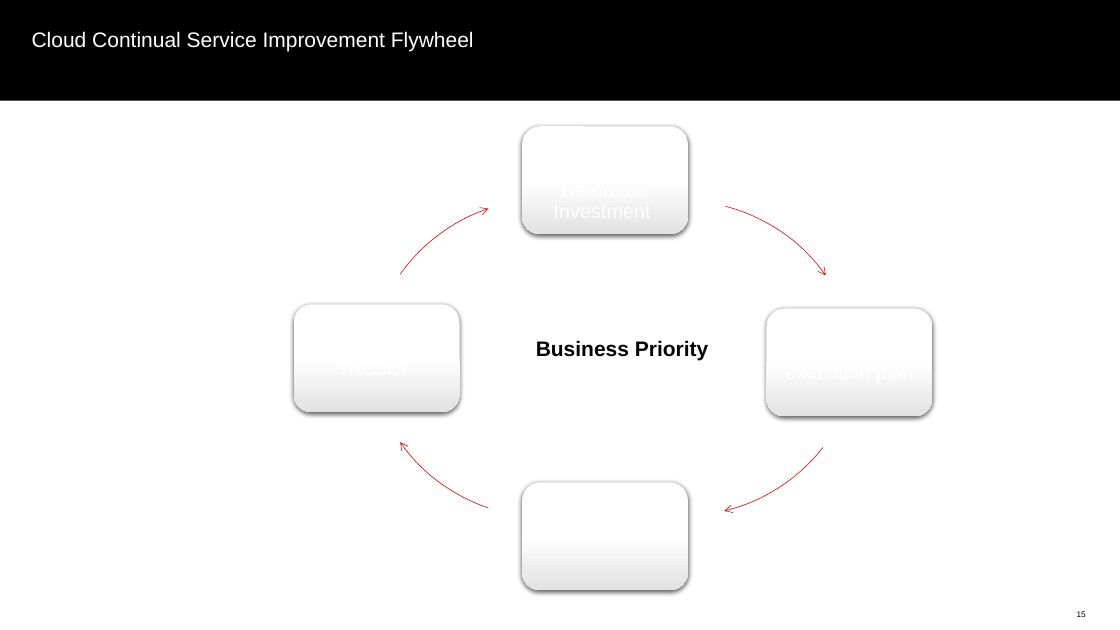
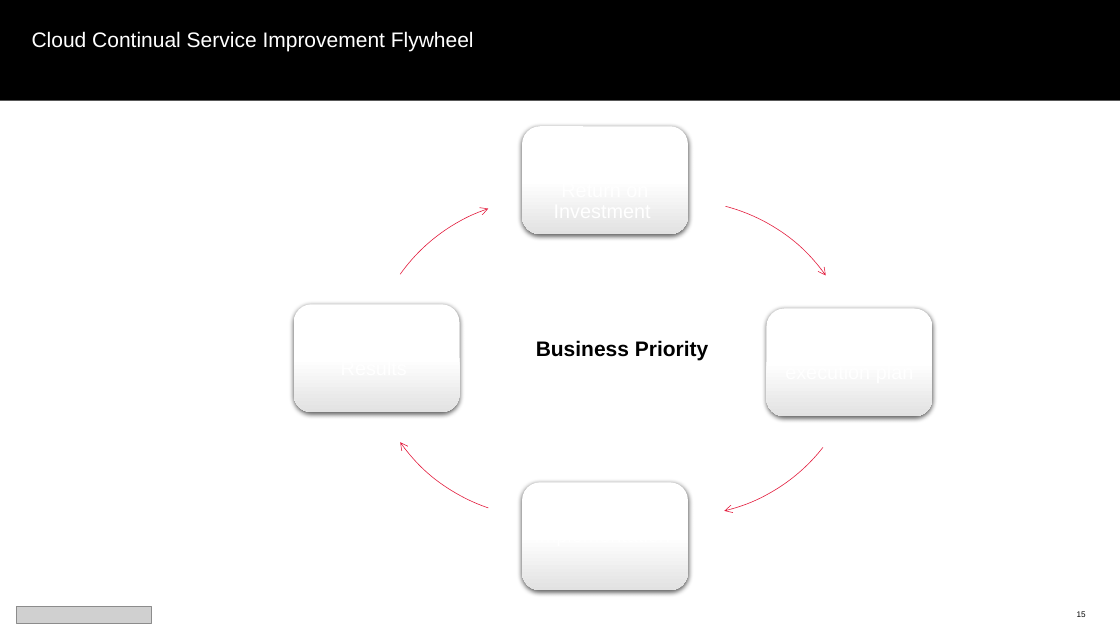
Before and after one commit to upendra25312/Cloud-Readiness-accelearator, a slide deck: slide 15 of Templates/executive-reporting/cloud-strategy-generic.pptx. Drawn at 1120x630 pixels with LibreOffice and Linux fonts; fonts in the diff are those of the drawing; grey boxes stand for pictures; background and template pictures are left out. Boxes give left, top, right and bottom in pixels: in the first picture for what was removed or moved away, otherwise in the second. Text is boxed around its words. In the diff, an @@ line names an element or a change of style, - is before the commit and + after.

```diff
--- a/Templates/executive-reporting/cloud-strategy-generic.pptx
+++ b/Templates/executive-reporting/cloud-strategy-generic.pptx
@@ outline #EB0000 0.5 pt to #E31C3D 0.5 pt in 4 elements at (x1=502, y1=201, x2=859, y2=557), (x1=505, y1=160, x2=861, y2=516), (x1=367, y1=161, x2=723, y2=518), (x1=367, y1=199, x2=723, y2=555) @@
@@ picture added at (x1=17, y1=607, x2=151, y2=623) @@
```
Also in this commit, not shown: 18 other slides changed, 1 slide added, 1 slide removed, 16 other files.
